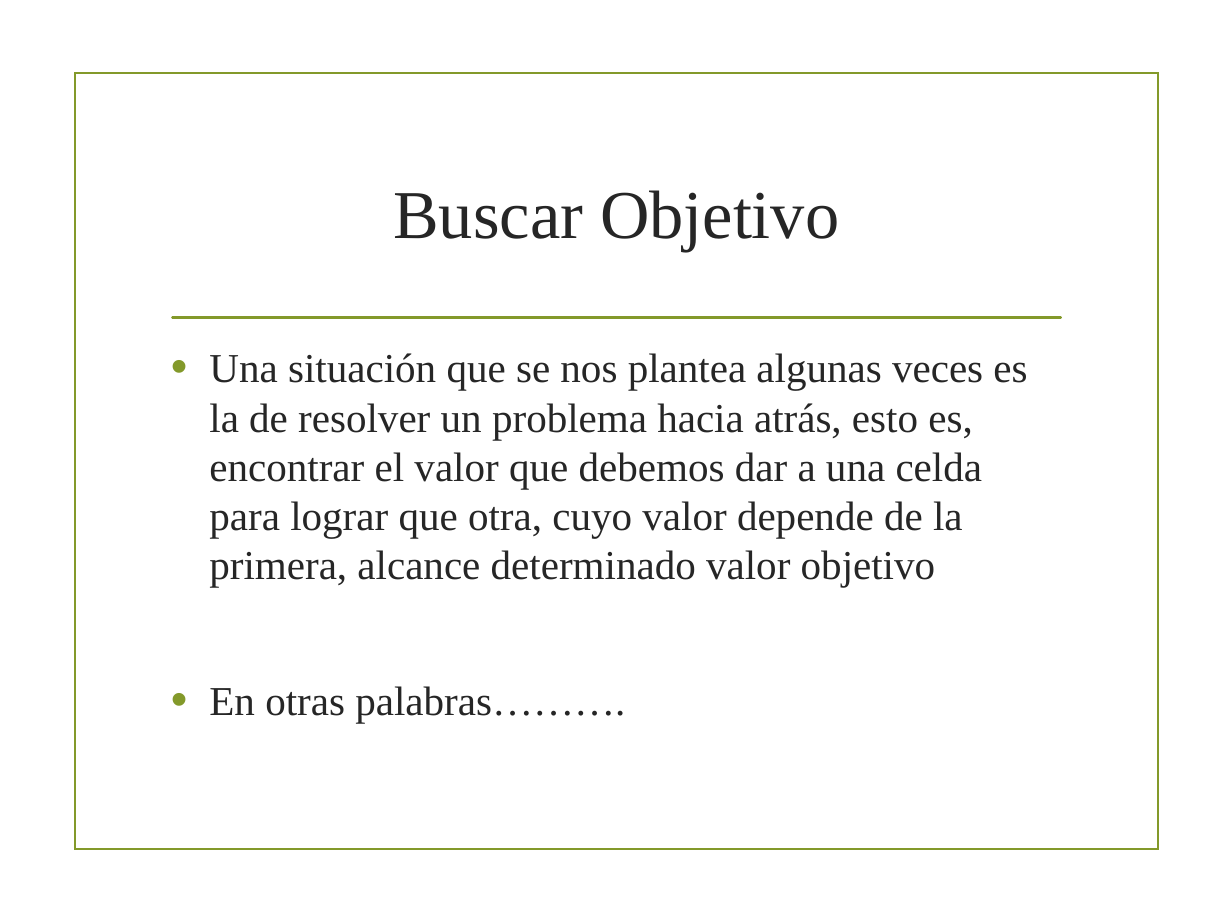
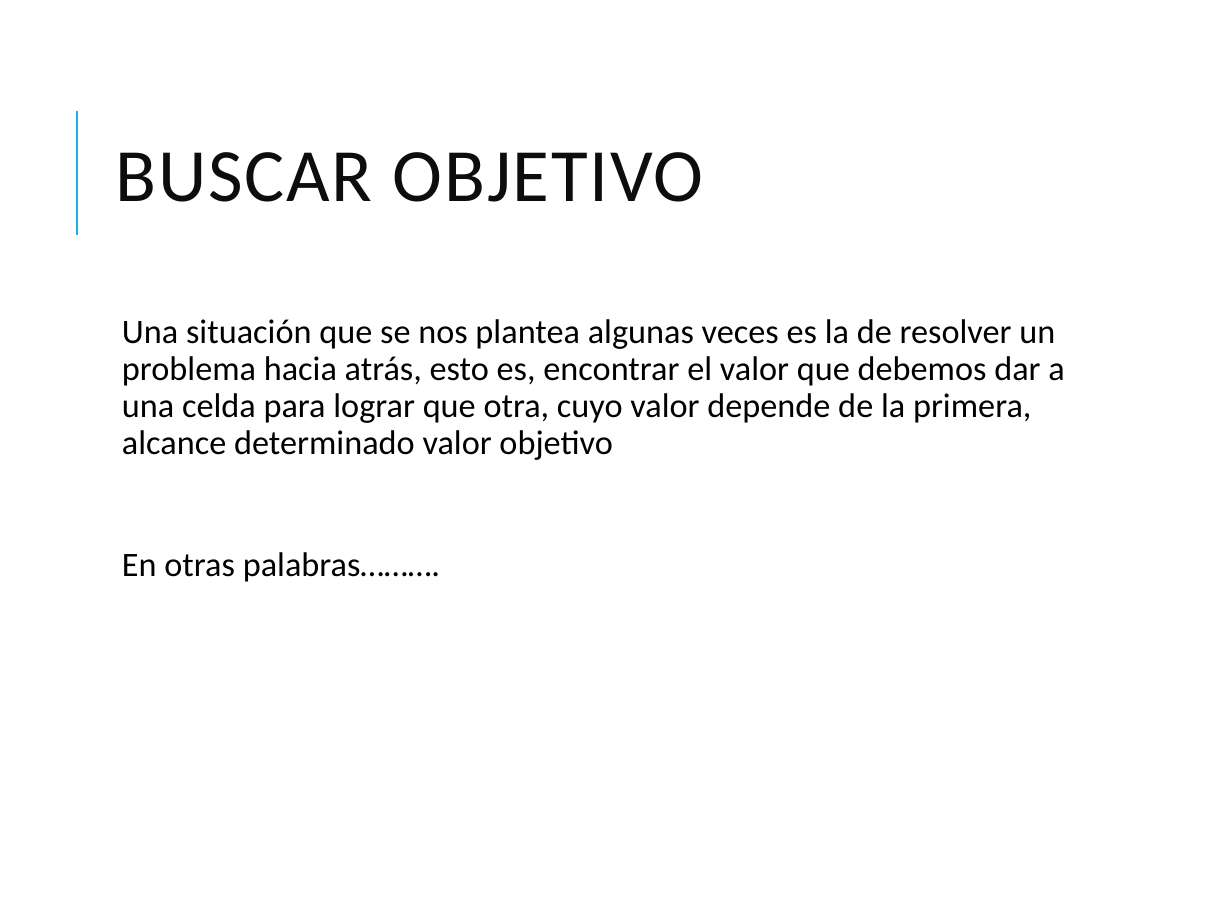
Before and after one commit to BernardoMB/HCPE, a slide deck: slide 1 of Parcial 2/05 Herramientas de Excel/01 Buscar objetivo/01 Buscar Objetivo.pptx. Drawn at 1232x924 pixels with LibreOffice and Linux fonts; fonts in the diff are those of the drawing; background and template pictures are left out. Boxes give left, top, right and bottom in pixels: in the first picture for what was removed or moved away, otherwise in the second. Text is boxed around its words. In the diff, an @@ line names an element or a change of style, - is before the commit and + after.

```diff
--- a/Parcial 2/05 Herramientas de Excel/01 Buscar objetivo/01 Buscar Objetivo.pptx
+++ b/Parcial 2/05 Herramientas de Excel/01 Buscar objetivo/01 Buscar Objetivo.pptx
@@ rectangle removed at [75, 73, 1158, 849] @@
@@ line added from (76, 234) to (76, 111), #1CADE4 1.5 pt @@
@@ title at [116, 152, 703, 202]: text changed; size 40 to 44 pt; font Times New Roman to Calibri; text colour #262626 to #0D0D0D @@
-Buscar Objetivo
+BUSCAR OBJETIVO
@@ text "Una situación que se nos ...": place and size @@
-text "Una situación que se nos ..." at [209, 353, 1027, 723]
+text "Una situación que se nos ..." at [122, 319, 1064, 582]
@@ text "Una situación que se nos ..." at [122, 319, 1064, 582]: size 24 to 20 pt, font Times New Roman to Calibri, text colour #262626 to #000000; bullet • to  ; line spacing 1 to 0.9; more space between paragraphs; bullet colour #83992A to #1CADE4 @@
@@ line removed from (172, 318) to (1061, 318) @@
```
Also in this commit, not shown: 13 other slides changed, 31 other files.
